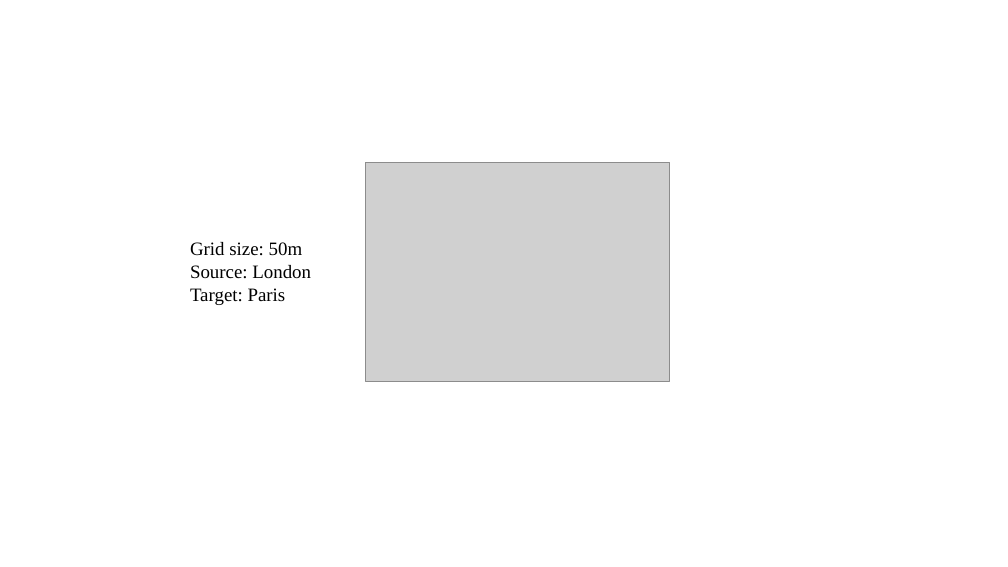
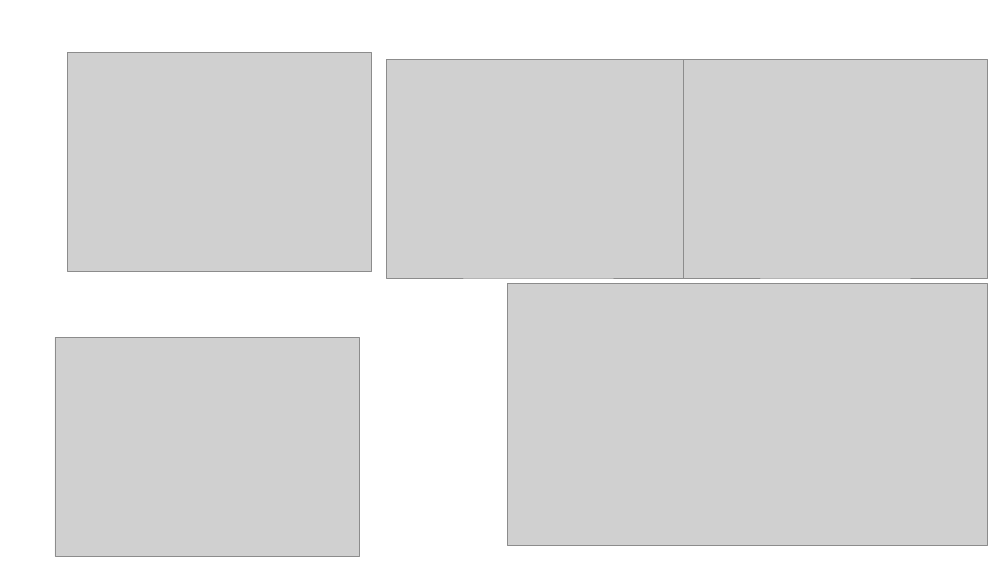
Before and after one commit to ukunliu/WSN_simulation, a slide deck: slide 24 of presentation.pptx. Drawn at 1008x567 pixels with LibreOffice and Linux fonts; fonts in the diff are those of the drawing; grey boxes stand for pictures. Boxes give left, top, right and bottom in pixels: in the first picture for what was removed or moved away, otherwise in the second. Text is boxed around its words. In the diff, an @@ line names an element or a change of style, - is before the commit and + after.

```diff
--- a/presentation.pptx
+++ b/presentation.pptx
@@ picture added at (68, 53, 372, 272) @@
@@ picture added at (386, 59, 690, 278) @@
@@ picture added at (684, 59, 988, 278) @@
@@ picture removed at (366, 162, 670, 381) @@
@@ text removed at (190, 242, 311, 305) @@
-Grid size: 50m
-Source: London
-Target: Paris
@@ picture added at (508, 284, 988, 546) @@
@@ picture added at (55, 337, 359, 557) @@
```
Also in this commit, not shown: 2 slides removed, 2 other files.
